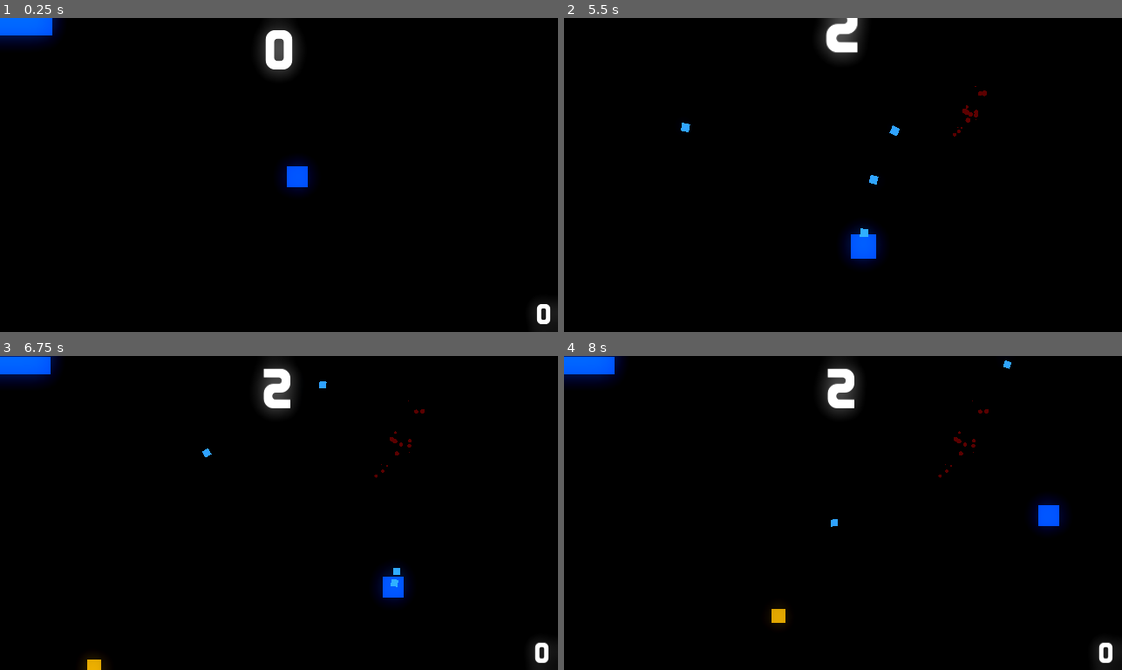
Above: before the commit, frames 1-4 (two rows, left to right).
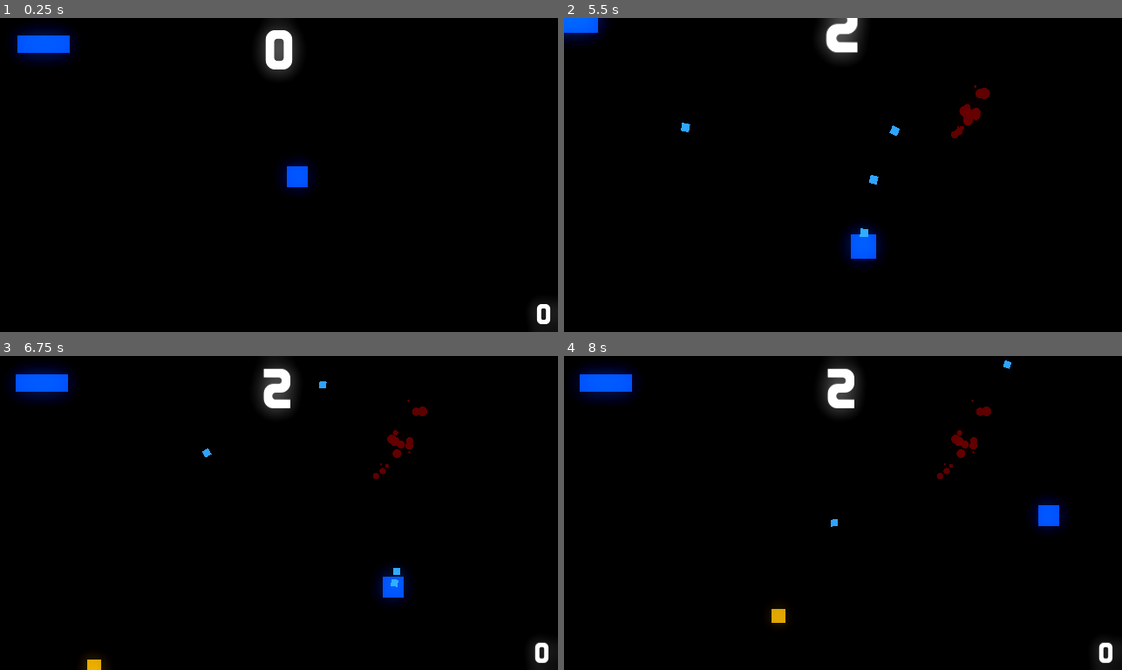
Above: after the commit, the same moments.

Repository: FranciscoBraga/godot_wave_shooter
Game: Godot game, scene res://Arena.tscn
Two runs of this game, one before a commit and one after it. Both use one fixed random seed, a clock stepped at 60 frames per second and the inputs below.
Inputs (mouse positions are in pixels of both pictures, inside the frame that each line leads up to):
- Up to frame 1 (0.25 s): no input
- Up to frame 2 (5.5 s): tap Enter at 0.5 s; move the mouse to (965, 159) at 0.52 s; press the mouse at (965, 159) at 0.53 s; hold Right (direita) 0.53-1.28 s; move the mouse to (731, 190) at 1.27 s; release the mouse at (731, 190) at 1.28 s; hold Down (baixo) 1.28-2.03 s; click (731, 190) at 1.35 s; move the mouse to (898, 105) at 2.02 s; press the mouse at (898, 105) at 2.03 s; hold Right (direita) 2.03-2.78 s; move the mouse to (815, 237) at 2.77 s; release the mouse at (815, 237) at 2.78 s; hold Up (cima) 2.78-3.53 s; click (815, 237) at 2.85 s; move the mouse to (1010, 222) at 3.52 s; press the mouse at (1010, 222) at 3.53 s; hold Left (esquerda) 3.53-5.03 s; move the mouse to (675, 127) at 4.27 s; release the mouse at (675, 127) at 4.28 s; click (675, 127) at 4.35 s; move the mouse to (870, 175) at 5.02 s; press the mouse at (870, 175) at 5.03 s; hold Down (baixo) from 5.03 s (still down)
- Up to frame 3 (6.75 s): move the mouse to (195, 434) at 5.77 s; release Down (baixo) at 5.78 s; release the mouse at (195, 434) at 5.78 s; hold Right (direita) 5.78-6.53 s; click (195, 434) at 5.85 s; move the mouse to (401, 497) at 6.52 s; press the mouse at (401, 497) at 6.53 s; hold Up (cima) from 6.53 s (still down)
- Up to frame 4 (8 s): move the mouse to (731, 528) at 7.27 s; release Up (cima) at 7.28 s; release the mouse at (731, 528) at 7.28 s; hold Right (direita) from 7.28 s (still down); click (731, 528) at 7.35 s

The runs differ from the first frame. In frame 1, 1.5% of the frame differs, in the area x 0-14%, y 0-15%; in frame 2, 0.7%; in frame 3, 1.7%, in the area x 0-77%, y 0-40%; in frame 4, 1.7%.

Commit message:
sistema de save e load

Diff:
--- a/Arena.tscn
+++ b/Arena.tscn
@@ -12,6 +12,7 @@
 [ext_resource type="Script" path="res://script/record.gd" id="5_3ds7r"]
 [ext_resource type="Script" path="res://script/control.gd" id="7_r46pt"]
 [ext_resource type="Texture2D" uid="uid://w5n47sx1ky7c" path="res://anim/Square.png" id="10_axbly"]
+[ext_resource type="Texture2D" uid="uid://c6l2862lsk1cx" path="res://anim/damage-bg.png" id="12_qb3vo"]
 
 [sub_resource type="Environment" id="Environment_iwdre"]
 background_mode = 3
@@ -82,10 +83,22 @@
 [node name="vidas" type="TextureRect" parent="UI/Control"]
 modulate = Color(0.00392157, 0.278431, 0.980392, 1)
 layout_mode = 0
-offset_right = 16.0
-offset_bottom = 16.0
+offset_left = 20.0
+offset_top = 20.0
+offset_right = 36.0
+offset_bottom = 36.0
 texture = ExtResource("10_axbly")
 stretch_mode = 1
+
+[node name="textura_dano" type="TextureRect" parent="UI/Control"]
+visible = false
+layout_mode = 1
+anchors_preset = 15
+anchor_right = 1.0
+anchor_bottom = 1.0
+grow_horizontal = 2
+grow_vertical = 2
+texture = ExtResource("12_qb3vo")
 
 [node name="camera" type="Camera2D" parent="."]
 position = Vector2(320, 180)
--- a/global.gd
+++ b/global.gd
@@ -4,8 +4,40 @@
 var pontos = 0
 var record = 0
 var camera = null
+var textura_dano = null
+var recorde = 0
+
+var path = "user://jogasalvo.save"
+
 func instance_node(node: PackedScene,location: Vector2,parent : Node):
 	var node_instance = node.instantiate()
 	parent.add_child(node_instance)
 	node_instance.global_position = location
 	return node_instance
+
+func salvar():
+	var dic_salvar ={
+		"record":record
+	}
+	return dic_salvar
+
+func salvar_jogo():
+	var jogo_salvo = FileAccess.open_encrypted_with_pass(path, FileAccess.WRITE,'@42@FOB@')
+	var record_salvar = salvar()
+	var json_data = JSON.stringify(record_salvar)
+	jogo_salvo.store_line(json_data)
+	jogo_salvo.close()
+
+func carregar_jogo():
+	var dados = 0
+	if not FileAccess.file_exists(path):
+		return
+	var jogo_salvo = FileAccess.open_encrypted_with_pass(path,FileAccess.READ, '@42@FOB@')
+	var record_jogo_salva = jogo_salvo.get_line()
+	var json = JSON.new()
+	var error = json.parse(record_jogo_salva)
+	if error == OK:
+		dados = json.data
+
+	record = dados["record"]
+	jogo_salvo.close()
--- a/particula_sangue.tscn
+++ b/particula_sangue.tscn
@@ -17,8 +17,8 @@
 gravity = Vector2(0, 0)
 initial_velocity_min = 1.0
 initial_velocity_max = 658.0
-scale_amount_min = 0.01
-scale_amount_max = 0.05
+scale_amount_min = 0.02
+scale_amount_max = 0.1
 script = ExtResource("2_4xtka")
 
 [node name="timer" type="Timer" parent="particula sangue"]
--- a/script/jogador.gd
+++ b/script/jogador.gd
@@ -11,18 +11,16 @@
 var padrao_tempo_recarga = tempo_recarga
 var dano = 1
 var dano_padrao = dano
-
 var reset_poder = []
-
 var max_vidas = 3
 var vidas = max_vidas
-
 var morto = false
-
+var tempo_dano = false
 func _ready() -> void:
 	Global.jogador = self
 	connect("mudar_vidas",Callable(get_parent().get_node("UI/Control"),"on_mudar_vidas_jogador"))
 	emit_signal("mudar_vidas",max_vidas)
+	Global.textura_dano = get_parent().get_node("UI/Control/textura_dano")
 
 func _enter_tree() -> void:
 	Global.jogador = null
@@ -50,14 +48,19 @@
 func _on_hitbox_area_entered(area: Area2D) -> void:
 	if area.is_in_group("inimigo"):
 		vidas -= 1
+		Global.textura_dano.show()
+		await get_tree().create_timer(1).timeout
+		Global.textura_dano.hide()
 		emit_signal("mudar_vidas",vidas)
 	if vidas <= 0:
 		visible = false
 		morto = true
 		await get_tree().create_timer(1).timeout
 		get_tree().reload_current_scene()
+		Global.salvar_jogo()
 
 func _on_tempo_recarga_cooldown_timeout() -> void:
+	modulate = Color("0147fa")
 	if reset_poder.find("tempo_recarga") != null:
 		tempo_recarga = padrao_tempo_recarga
 		reset_poder.erase("tempo_recarga")
--- a/script/poder_basico.gd
+++ b/script/poder_basico.gd
@@ -12,3 +12,4 @@
 		area.get_parent().get_node("tempo_recarga_cooldown").start()
 		area.get_parent().reset_poder.append(name)
 		queue_free()
+		area.get_parent().modulate = Color.GREEN
--- a/script/record.gd
+++ b/script/record.gd
@@ -3,10 +3,11 @@
 
 # Called when the node enters the scene tree for the first time.
 func _ready() -> void:
+	Global.carregar_jogo()
 	text = str(Global.record)
 
 
 # Called every frame. 'delta' is the elapsed time since the previous frame.
 func _process(delta: float) -> void:
-	if Global.pontos > Global.record:
+	if Global.pontos > int(Global.record):
 		Global.record = Global.pontos
Not shown: 1 places in Arena.tscn that only renumber resources
